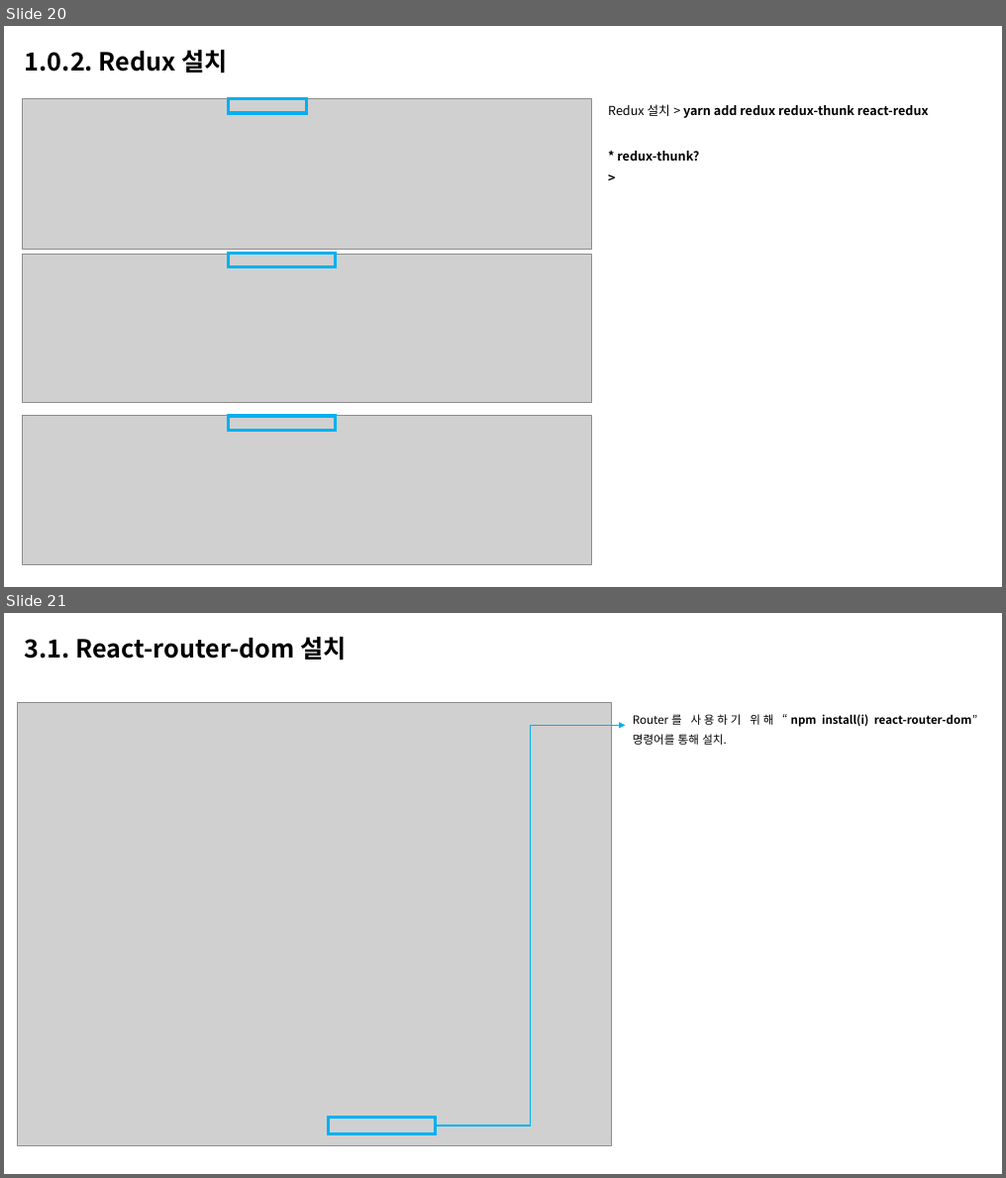
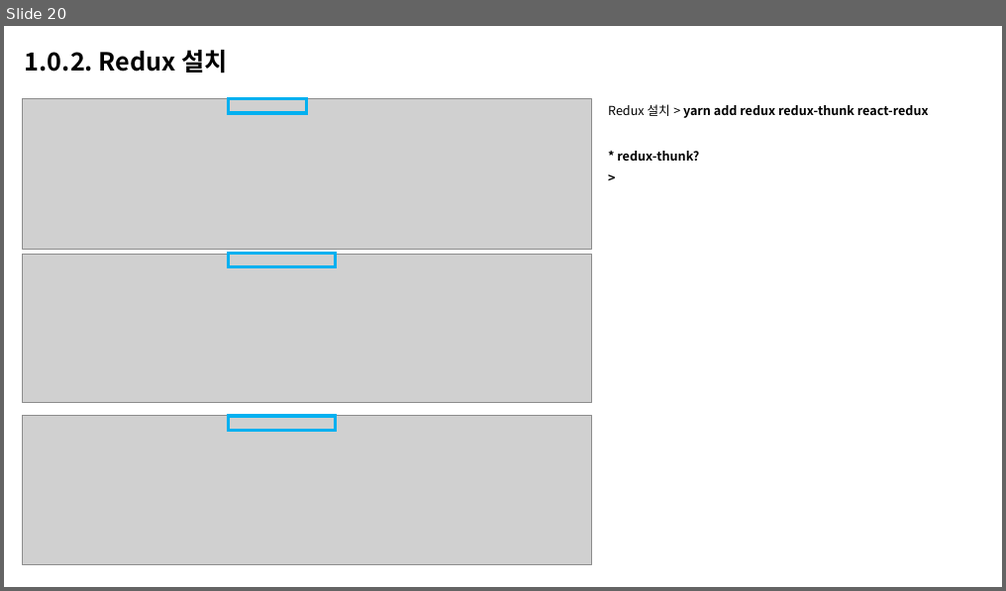
Before and after one commit to junni3h/insummnia, a slide deck: docs/리액트 정리.pptx. Shown one above the other, each under a label of ours: slides 20 and 21 before the commit, slide 20 after it. The pictures are 1006x1178 and 1006x591 pixels, drawn with LibreOffice and Linux fonts; fonts in the diff are those of the drawing; grey boxes stand for pictures. Boxes give left, top, right and bottom in pixels: in the first picture for what was removed or moved away, otherwise in the second. Text is boxed around its words. In the diff, an @@ line names an element or a change of style, - is before the commit and + after.

```diff
--- a/docs/리액트 정리.pptx
+++ b/docs/리액트 정리.pptx
@@ slide 21 removed at <box>4,613,1002,1174</box>, background #FFFFFF @@
@@ text removed at <box>25,637,347,661</box> @@
-3.1. React-router-dom 설치
@@ picture removed at <box>18,702,612,1147</box> @@
@@ elbow arrow removed from (436, 1126) to (626, 725) @@
@@ text removed at <box>633,714,978,745</box> @@
-Router를 사용하기 위해 “npm install(i) react-router-dom” 명령어를 통해 설치.
@@ rectangle removed at <box>328,1118,436,1135</box> @@
```
Also in this commit, not shown: 4 other files.
